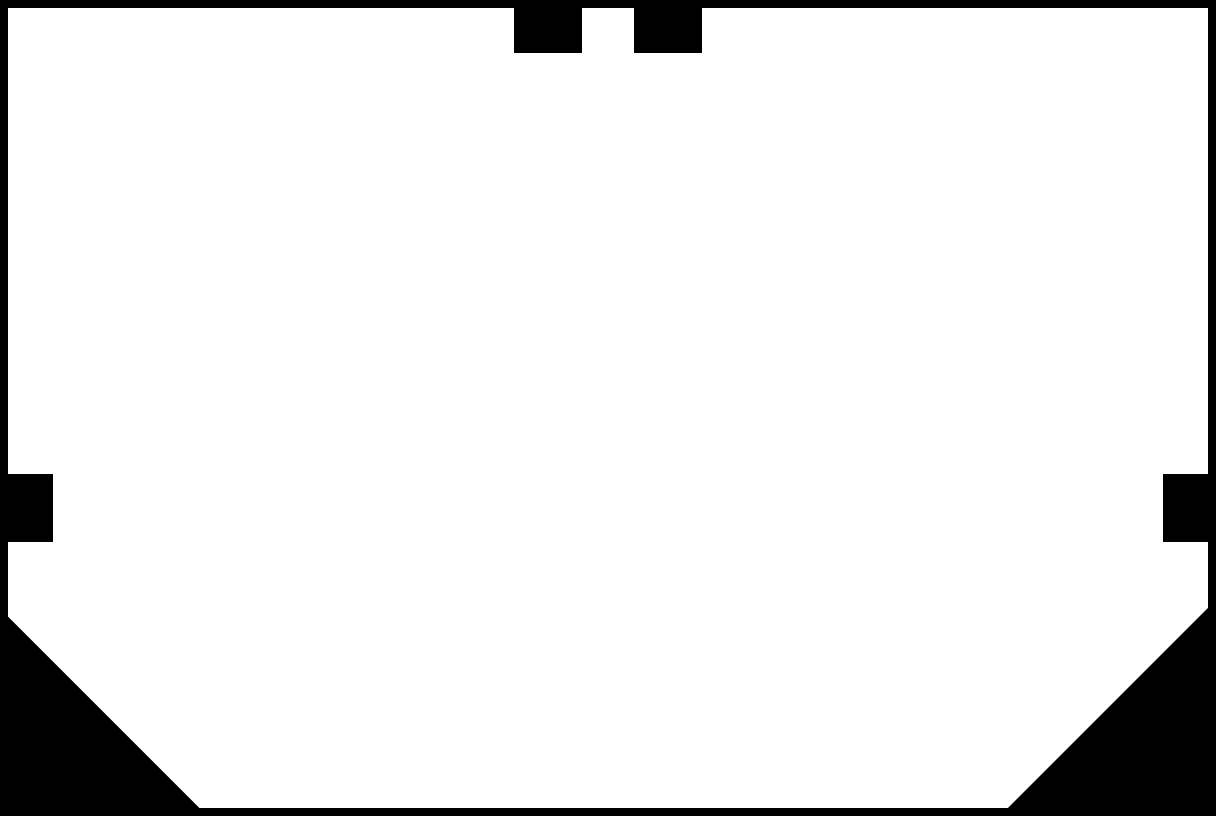
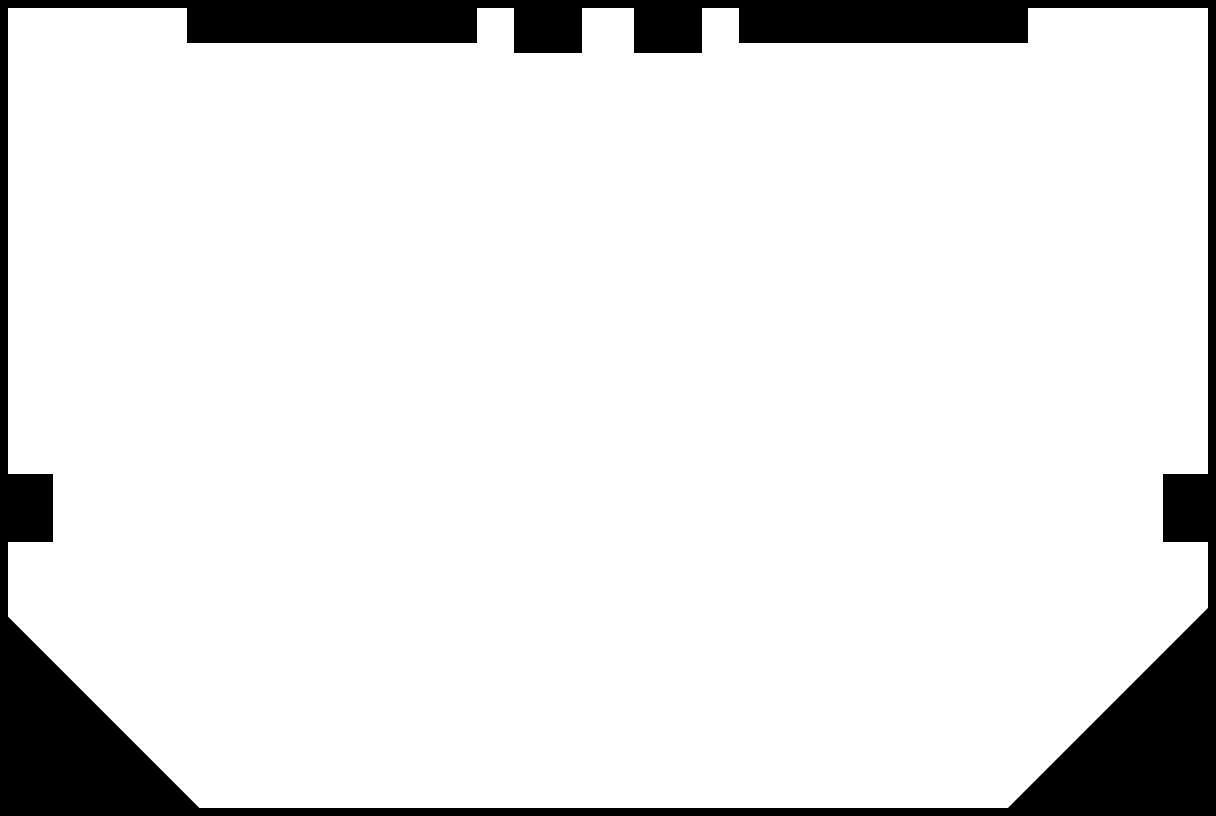
Revision of a layered 1216 × 816 image; what changed, layer by layer:
painted on "Static obstacles" over (187, 8, 1028, 43)
